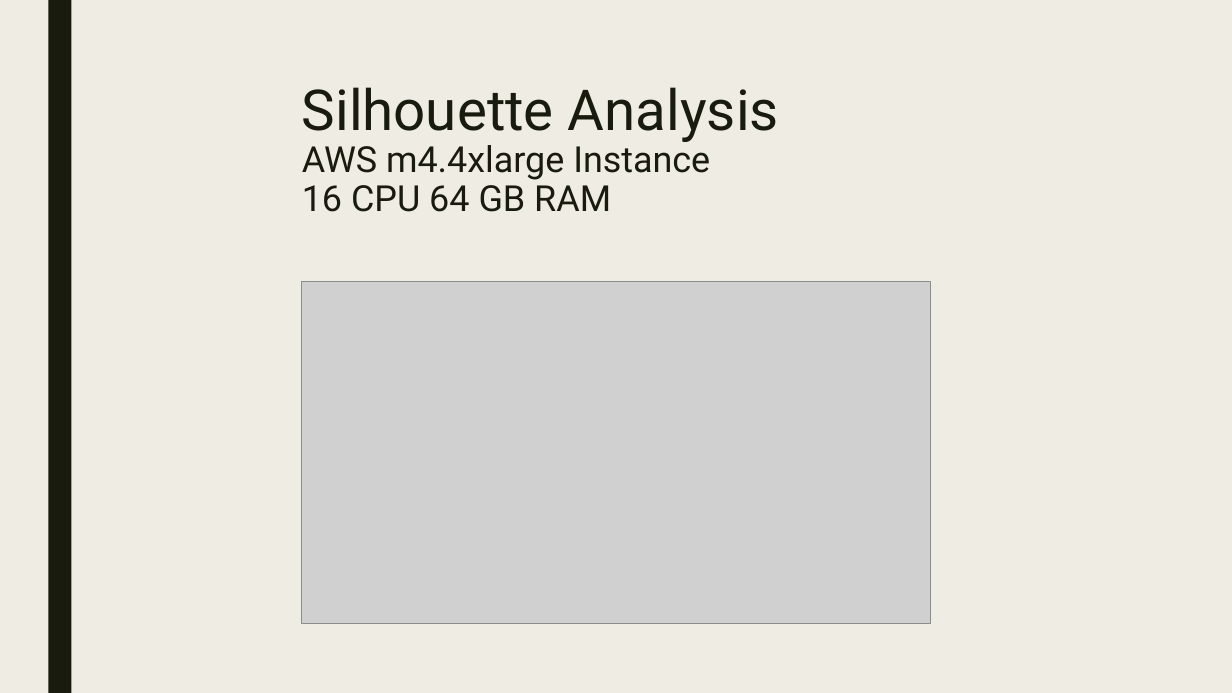
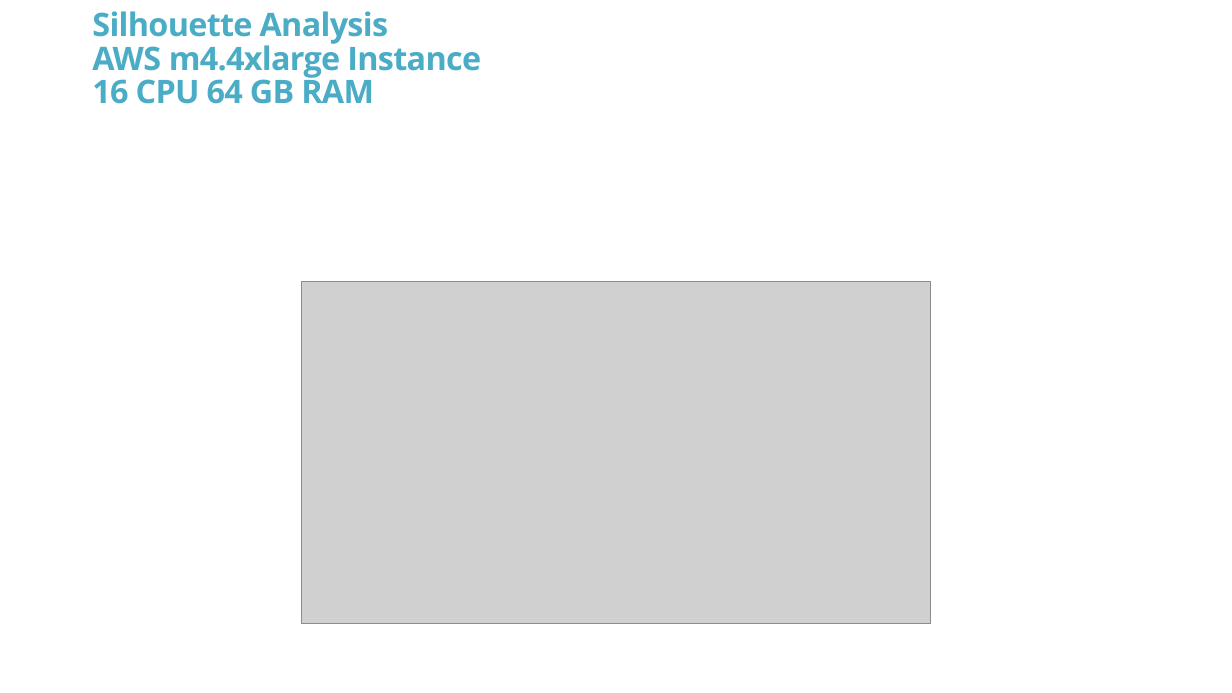
Before and after one commit to Invigor/DAT8SYDProject, a slide deck: slide 15 of DAT8SYD Project.pptx. Drawn at 1232x693 pixels with LibreOffice and Linux fonts; fonts in the diff are those of the drawing; grey boxes stand for pictures; background and template pictures are left out. Boxes give left, top, right and bottom in pixels: in the first picture for what was removed or moved away, otherwise in the second. Text is boxed around its words. In the diff, an @@ line names an element or a change of style, - is before the commit and + after.

```diff
--- a/DAT8SYD Project.pptx
+++ b/DAT8SYD Project.pptx
@@ background #EFEDE3 to #FFFFFF @@
@@ rectangle removed at <box>48,0,71,693</box> @@
@@ title "Silhouette Analysis AWS m4.4xlarge Instance ...": place and size @@
-title "Silhouette Analysis AWS m4.4xlarge Instance ..." at <box>302,87,779,212</box>
+title "Silhouette Analysis AWS m4.4xlarge Instance ..." at <box>92,11,481,104</box>
@@ title "Silhouette Analysis AWS m4.4xlarge Instance ..." at <box>92,11,481,104</box>: size 44 to 25.2 pt in "Silhouette Analysis"; size 28 to 25.2 pt in "AWS m4.4xlarge Instance 16 CPU 64 GB ..."; font Roboto to Open Sans, text colour #191B0E to #4AACC5, letter spacing 0 to -0.5 pt, bold on; line spacing 0.89 to 0.86; vertical alignment top to middle @@
```
Also in this commit, not shown: 15 other slides changed, 3 slides added, 2 slides removed, 1 other file.
